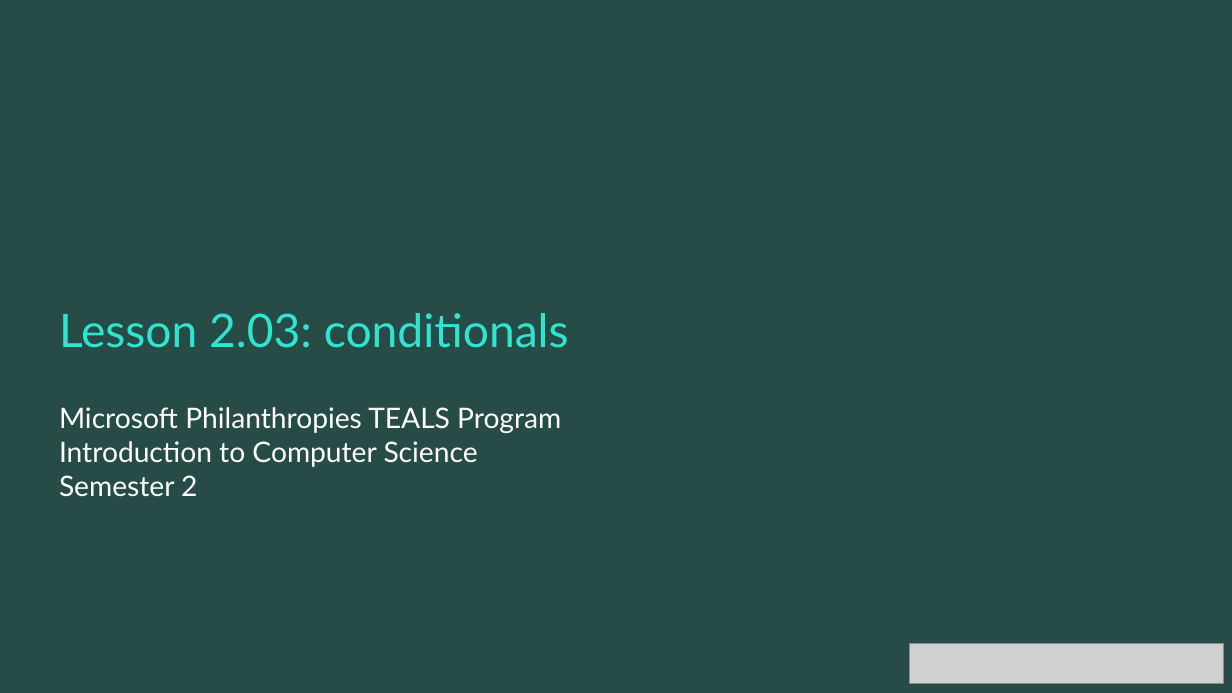
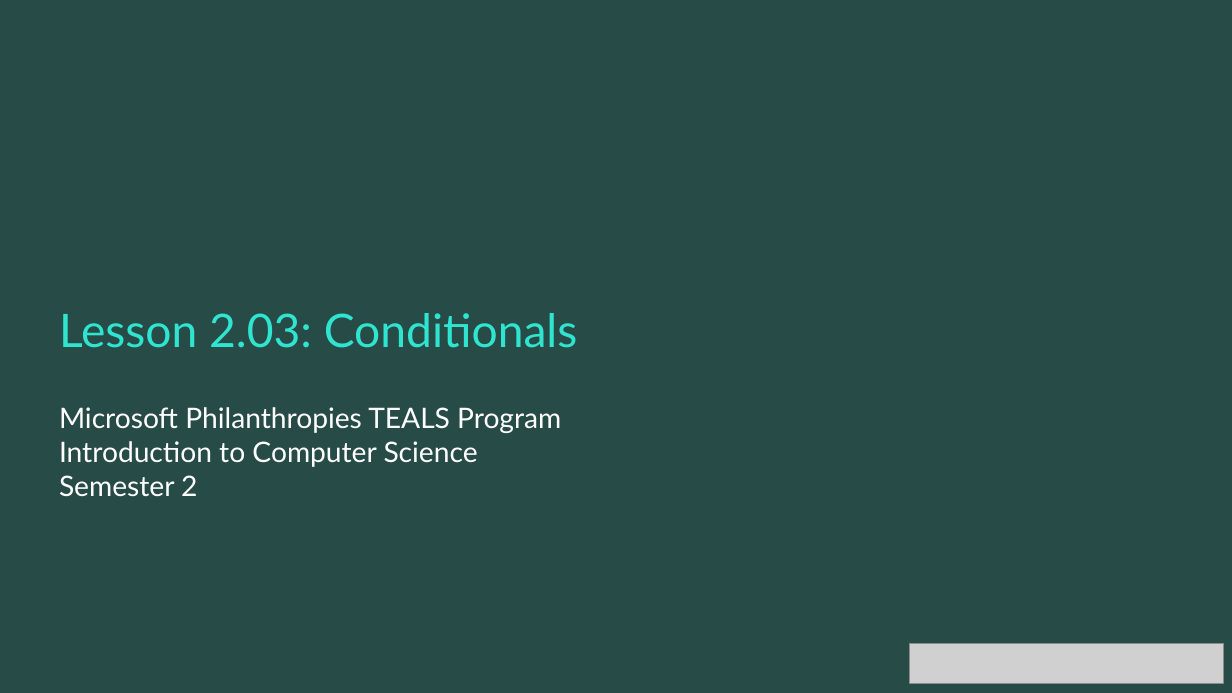
Before and after one commit to TEALSK12/2nd-semester-introduction-to-computer-science, a slide deck: slide 1 of docs/units/2_unit/slidedecks/Intro Python 2.03 TEALS.pptx. Drawn at 1232x693 pixels with LibreOffice and Linux fonts; fonts in the diff are those of the drawing; grey boxes stand for pictures; background and template pictures are left out. Boxes give left, top, right and bottom in pixels: in the first picture for what was removed or moved away, otherwise in the second. Text is boxed around its words. In the diff, an @@ line names an element or a change of style, - is before the commit and + after.

```diff
--- a/docs/units/2_unit/slidedecks/Intro Python 2.03 TEALS.pptx
+++ b/docs/units/2_unit/slidedecks/Intro Python 2.03 TEALS.pptx
@@ title at (x1=59, y1=313, x2=578, y2=348): text changed @@
-Lesson 2.03: conditionals
+Lesson 2.03: Conditionals
```
Also in this commit, not shown: 3 other slides changed, 9 other files.
